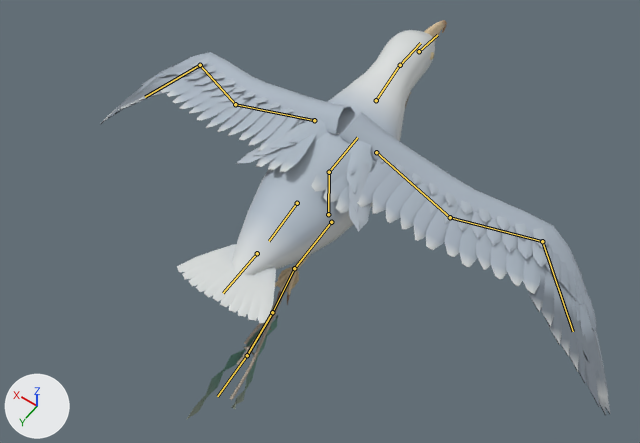
The glTF model assets/creatures/gull_harrier/gull_harrier.glb as it was, and as the next commit left it.
Before and after are seen from a camera (50 mm lens) standing at (-1.08, 1.56, 2.92) and looking at (-0.03, 0.1, 0.62). Every picture has the same lights, and +X, +Y and +Z are marked at lower left. The picture after the commit comes second. Both versions are drawn at frame 10 of the action 'attack'; the numbers are the values there. The bones that bend it are drawn over the model as lines.

Objects in the first picture: 'gull_harrier'.
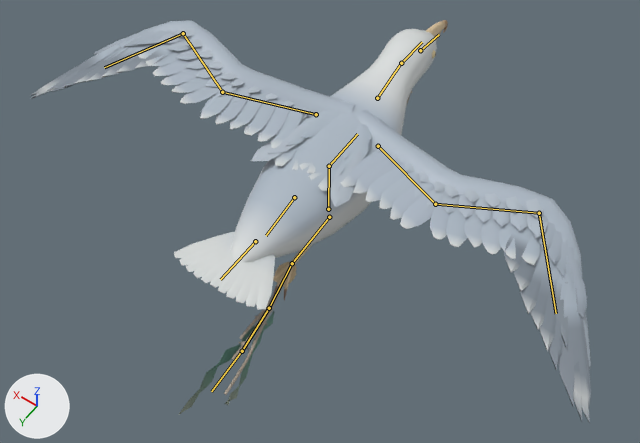
Boxes [x1, y1, x2, y2] around the edits, measured in the pictures (640 x 443 px):
'gull_harrier', posed (10% wider): before [101, 20, 611, 420]; after [29, 20, 591, 422]
bone 'root', root to tip: before (328, 214) to (329, 172); after (328, 209) to (329, 166)
bone 'body', root to tip: before (329, 172) to (357, 137); after (329, 166) to (357, 134)
bone 'neck', root to tip: before (376, 100) to (400, 64); after (377, 98) to (401, 62)
bone 'tail', root to tip: before (257, 253) to (223, 293); after (255, 241) to (220, 279)
bone 'shoulder_l', root to tip: before (314, 120) to (235, 104); after (316, 114) to (222, 92)
bone 'elbow_l', root to tip: before (235, 104) to (200, 65); after (222, 92) to (183, 33)
bone 'wrist_l', root to tip: before (200, 65) to (145, 97); after (183, 33) to (104, 67)
bone 'leg_l', root to tip: before (297, 203) to (269, 241); after (294, 197) to (266, 235)
bone 'shoulder_r', root to tip: before (376, 152) to (450, 217); after (378, 146) to (435, 204)
bone 'elbow_r', root to tip: before (450, 217) to (542, 241); after (435, 204) to (539, 213)
bone 'wrist_r', root to tip: before (542, 241) to (573, 331); after (539, 213) to (556, 313)
bone 'leg_r', root to tip: before (331, 222) to (294, 268); after (329, 217) to (292, 263)

What changed in the scene script:
```text
Change bone_root:
    where bone_root = bpy.data.objects['Armature'].pose.bones['root']
    bone_root.location: (0.0, 0.532, 0.0) -> (0.0, 0.562, 0.0)
Change bone_body:
    where bone_body = bpy.data.objects['Armature'].pose.bones['body']  # child of 'root'
    bone_body.rotation_quaternion: (0.998, 0.068, 0.0, 0.0) -> (0.999, 0.024, 0.0, 0.0)  # degrees (8, 0, 0) -> degrees (3, 0, 0)
Change bone_neck:
    where bone_neck = bpy.data.objects['Armature'].pose.bones['neck']  # child of 'body'
    bone_neck.rotation_quaternion: (0.997, 0.074, 0.0, 0.0) -> (0.999, 0.042, 0.0, 0.0)  # degrees (8, 0, 0) -> degrees (5, 0, 0)
Change bone_tail:
    where bone_tail = bpy.data.objects['Armature'].pose.bones['tail']  # child of 'body'
    bone_tail.rotation_quaternion: (-1.0, -0.027, 0.0, 0.0) -> (-1.0, -0.009, 0.0, 0.0)  # degrees (3, 0, 0) -> degrees (1, 0, 0)
Change bone_shoulder_l:
    where bone_shoulder_l = bpy.data.objects['Armature'].pose.bones['shoulder_l']  # child of 'body'
    bone_shoulder_l.rotation_quaternion: (0.97, -0.199, 0.091, -0.056) -> (0.98, -0.063, 0.067, 0.111)  # degrees (-24, 9, -9) -> degrees (-6, 9, 12)
Change bone_elbow_l:
    where bone_elbow_l = bpy.data.objects['Armature'].pose.bones['elbow_l']  # child of 'shoulder_l'
    bone_elbow_l.rotation_quaternion: (0.996, 0.053, 0.005, -0.053) -> (0.975, 0.063, -0.02, -0.193)  # degrees (6, 1, -6) -> degrees (8, -1, -22)
Change bone_wrist_l:
    where bone_wrist_l = bpy.data.objects['Armature'].pose.bones['wrist_l']  # child of 'elbow_l'
    bone_wrist_l.rotation_quaternion: (0.99, -0.067, 0.061, 0.074) -> (0.953, -0.028, 0.018, 0.272)  # degrees (-7, 8, 8) -> degrees (-3, 3, 32)
Change bone_leg_l:
    where bone_leg_l = bpy.data.objects['Armature'].pose.bones['leg_l']  # child of 'body'
    bone_leg_l.rotation_quaternion: (1.0, -0.014, 0.0, 0.0) -> (0.999, -0.045, 0.001, 0.0)  # degrees (-2, 0, 0) -> degrees (-5, 0, 0)
Change bone_shoulder_r:
    where bone_shoulder_r = bpy.data.objects['Armature'].pose.bones['shoulder_r']  # child of 'body'
    bone_shoulder_r.rotation_quaternion: (0.97, -0.199, -0.091, 0.056) -> (0.98, -0.063, -0.067, -0.111)  # degrees (-24, -9, 9) -> degrees (-6, -9, -12)
Change bone_elbow_r:
    where bone_elbow_r = bpy.data.objects['Armature'].pose.bones['elbow_r']  # child of 'shoulder_r'
    bone_elbow_r.rotation_quaternion: (0.996, 0.053, -0.005, 0.053) -> (0.975, 0.063, 0.02, 0.193)  # degrees (6, -1, 6) -> degrees (8, 1, 22)
Change bone_wrist_r:
    where bone_wrist_r = bpy.data.objects['Armature'].pose.bones['wrist_r']  # child of 'elbow_r'
    bone_wrist_r.rotation_quaternion: (0.99, -0.067, -0.061, -0.074) -> (0.953, -0.028, -0.018, -0.272)  # degrees (-7, -8, -8) -> degrees (-3, -3, -32)
Change bone_leg_r:
    where bone_leg_r = bpy.data.objects['Armature'].pose.bones['leg_r']  # child of 'body'
    bone_leg_r.rotation_quaternion: (1.0, -0.012, 0.0, 0.0) -> (0.999, -0.042, -0.001, 0.0)  # degrees (-1, 0, 0) -> degrees (-5, 0, 0)
```
